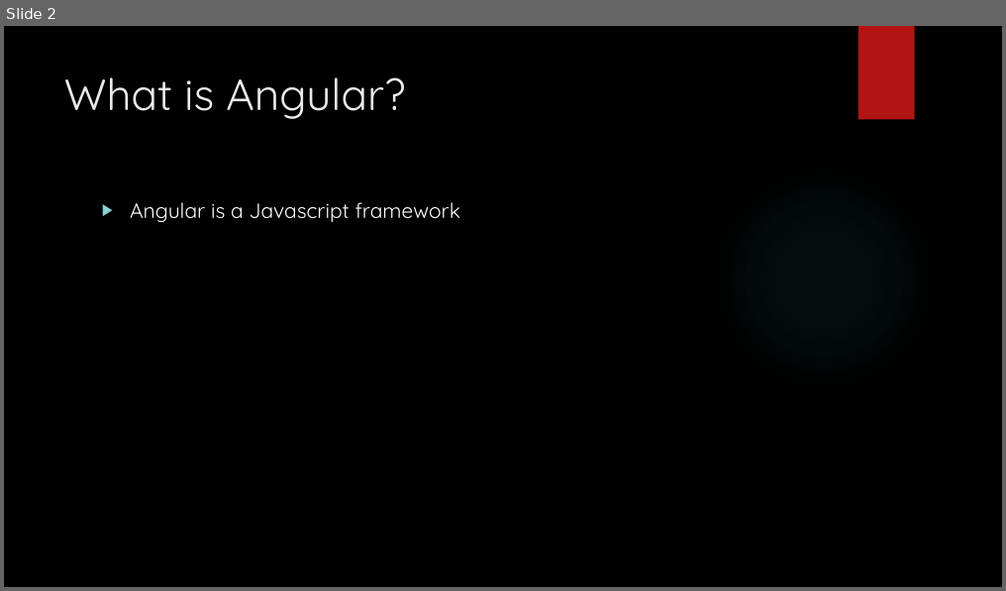
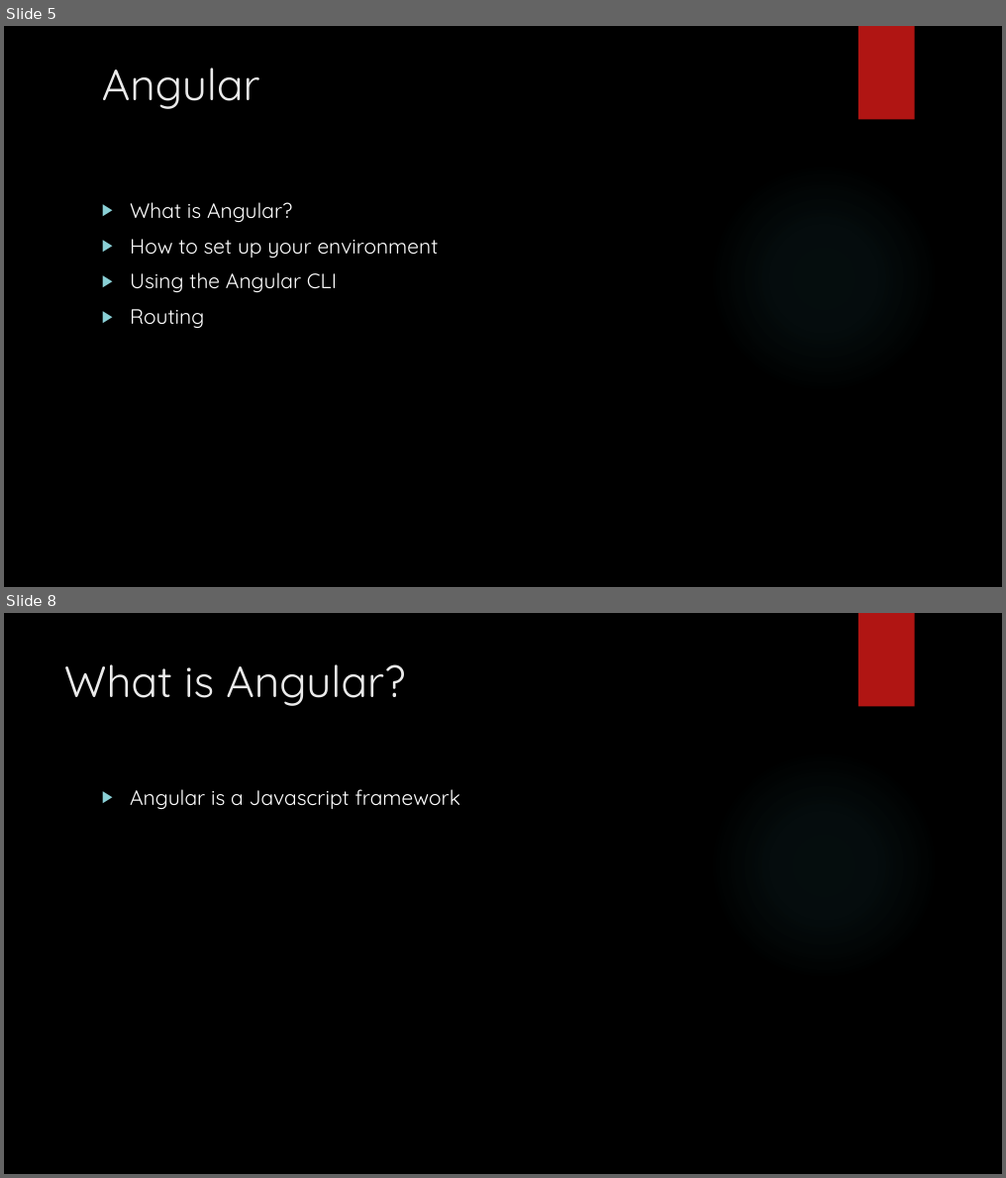
Before and after one commit to mickfarrow/Beginning-Angular, a slide deck: Angular.pptx. Shown one above the other, each under a label of ours: slide 2 before the commit, slides 5 and 8 after it; the slides between them are not shown. The pictures are 1006x591 and 1006x1178 pixels, drawn with LibreOffice and Linux fonts; fonts in the diff are those of the drawing; background and template pictures are left out. Boxes give left, top, right and bottom in pixels: in the first picture for what was removed or moved away, otherwise in the second. Text is boxed around its words. In the diff, an @@ line names an element or a change of style, - is before the commit and + after.

Commit message:
Powerpoint

```diff
--- a/Angular.pptx
+++ b/Angular.pptx
@@ slide 5 added at (x1=4, y1=26, x2=1002, y2=587), background picture (left out); not listed: 2 template elements that a slide beside it also shows @@
@@ title added at (x1=102, y1=68, x2=260, y2=109), 42 pt, text #EBEBEB @@
+Angular
@@ text added at (x1=130, y1=202, x2=439, y2=329), 20 pt, text #FFFFFF @@
+▶ What is Angular?
+▶ How to set up your environment
+▶ Using the Angular CLI
+▶ Routing
@@ what was slide 2 is now slide 8 @@
```
Also in this commit, not shown: 1 slide changed, 5 other slides added.
